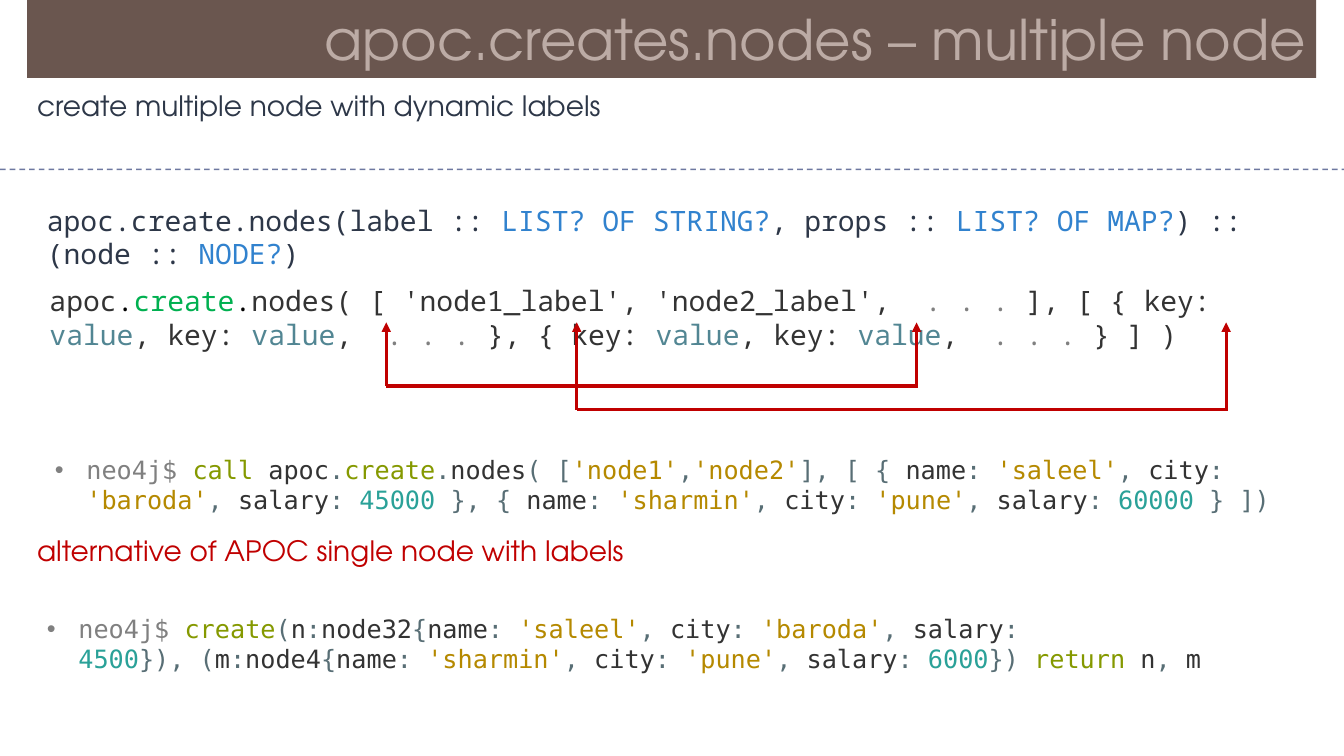
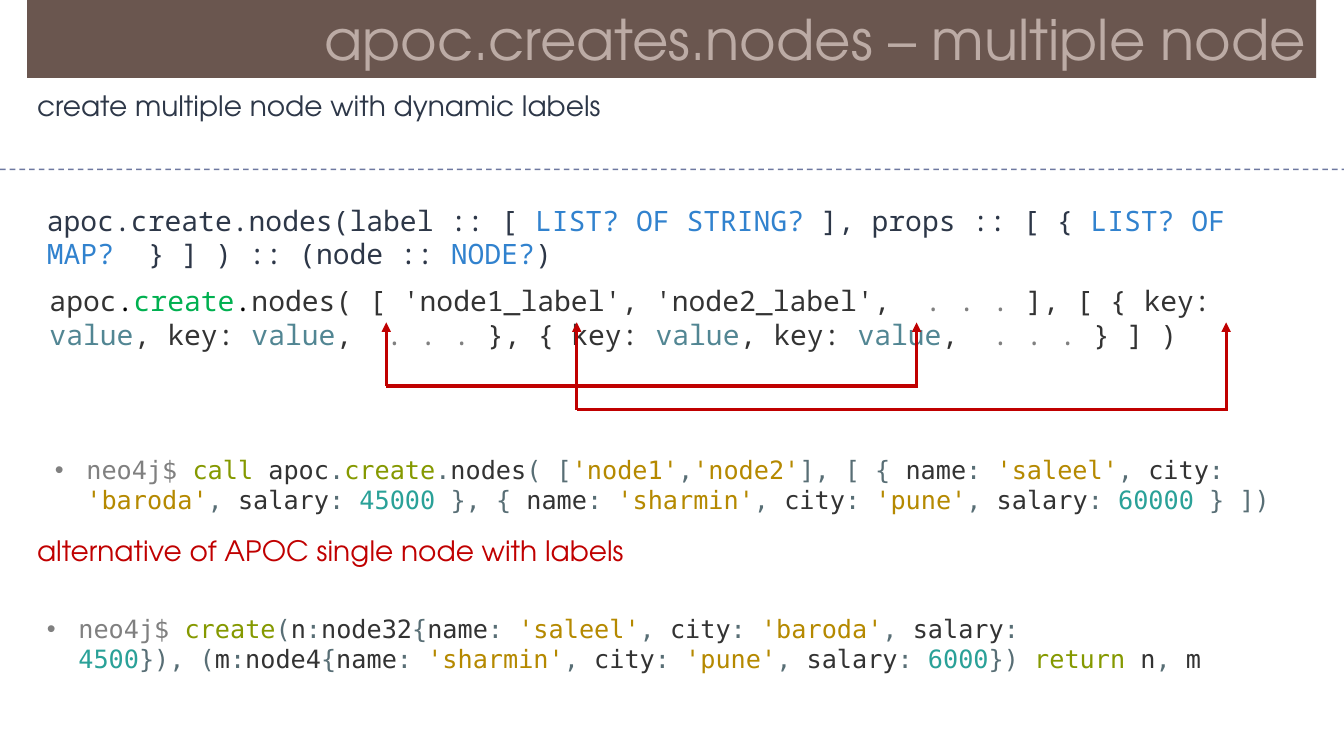
Before and after one commit to Saleel-Bagde/PPT-s, a slide deck: slide 40 of Neo4j.pptx (slide 39 before the commit). Drawn at 1344x756 pixels with LibreOffice and Linux fonts; fonts in the diff are those of the drawing. Boxes give left, top, right and bottom in pixels: in the first picture for what was removed or moved away, otherwise in the second. Text is boxed around its words. In the diff, an @@ line names an element or a change of style, - is before the commit and + after.

```diff
--- a/Neo4j.pptx
+++ b/Neo4j.pptx
@@ text at (x1=47, y1=209, x2=1225, y2=269): text changed @@
-apoc.create.nodes(label :: LIST? OF STRING?, props :: LIST? OF MAP?) :: (node :: NODE?)
+apoc.create.nodes(label :: [ LIST? OF STRING? ], props :: [ { LIST? OF MAP? } ] ) :: (node :: NODE?)
```
Also in this commit, not shown: 5 other slides changed, 1 slide added.
